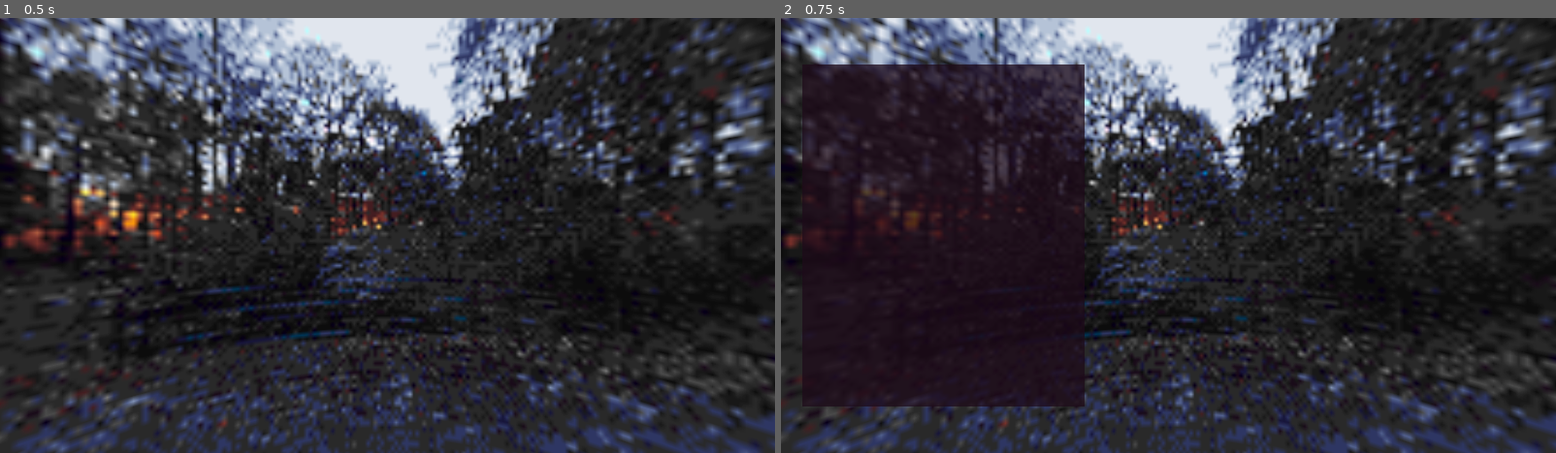
Above: before the commit, frames 1-2 (left to right).
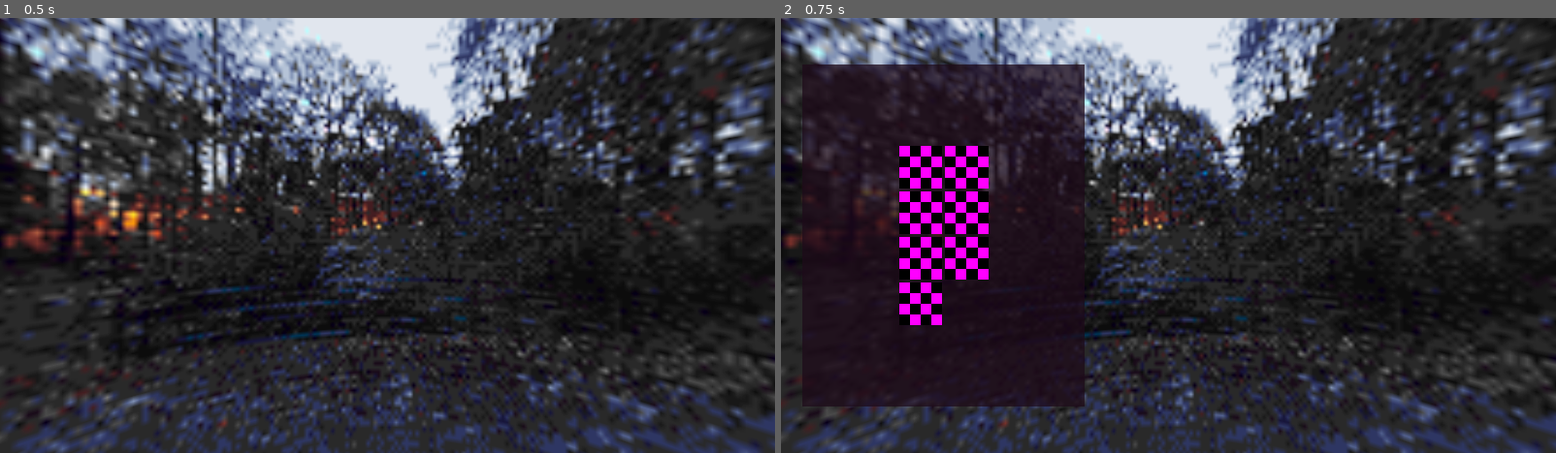
Above: after the commit, the same moments.

Repository: asciislvt/musical-sniffle
Game: Godot game, scene res://main.tscn
Same seed, same stepped clock (60 frames per second), same inputs: the game is played once before the commit and once after it.
Inputs:
- Up to frame 1 (0.5 s): no input
- Up to frame 2 (0.75 s): tap Enter at 0.5 s; tap Tab (tab) at 0.6 s

Frame 1 is identical in both runs. In frame 2, 3.8% of the frame differs, in the area x 15-27%, y 29-71%.

Commit message:
Making the grid more dynamic, loading slots n' shit. Slots are aware of their position in the grid.

Diff:
--- a/global.gd
+++ b/global.gd
@@ -1,3 +1,3 @@
 extends Node
 
-signal inv_player_data_requested(_node: Node)
+signal inv_player_data_requested(_node: InventoryGrid)
--- a/inventory/InventoryGrid.tscn
+++ b/inventory/InventoryGrid.tscn
@@ -1,4 +1,7 @@
-[gd_scene load_steps=2 format=3 uid="uid://b5krs3xppiplw"]
+[gd_scene load_steps=4 format=3 uid="uid://b5krs3xppiplw"]
+
+[ext_resource type="Script" uid="uid://lsitnr2edbkt" path="res://inventory/inventory_grid.gd" id="1_87ibq"]
+[ext_resource type="PackedScene" uid="uid://5ckj156fdaic" path="res://inventory/InventorySlot.tscn" id="2_uoxtn"]
 
 [sub_resource type="StyleBoxFlat" id="StyleBoxFlat_dsn3v"]
 bg_color = Color(0.113725, 0.0392157, 0.0980392, 0.752941)
@@ -15,6 +18,11 @@
 size_flags_horizontal = 0
 size_flags_vertical = 4
 theme_override_styles/panel = SubResource("StyleBoxFlat_dsn3v")
+script = ExtResource("1_87ibq")
+slot_scene = ExtResource("2_uoxtn")
 
 [node name="GridContainer" type="GridContainer" parent="."]
 layout_mode = 2
+size_flags_horizontal = 4
+size_flags_vertical = 4
+columns = 4
--- a/inventory/InventorySlot.tscn
+++ b/inventory/InventorySlot.tscn
@@ -1,5 +1,20 @@
-[gd_scene format=3 uid="uid://5ckj156fdaic"]
+[gd_scene load_steps=3 format=3 uid="uid://5ckj156fdaic"]
+
+[ext_resource type="Script" uid="uid://s2wbirdy767a" path="res://inventory/inventory_slot.gd" id="1_nsk0a"]
+
+[sub_resource type="PlaceholderTexture2D" id="PlaceholderTexture2D_t3ewh"]
+size = Vector2(64, 64)
 
 [node name="InventorySlot" type="Control"]
+custom_minimum_size = Vector2(64, 64)
 layout_mode = 3
 anchors_preset = 0
+script = ExtResource("1_nsk0a")
+
+[node name="TextureRect" type="TextureRect" parent="."]
+custom_minimum_size = Vector2(64, 64)
+layout_mode = 0
+offset_right = 40.0
+offset_bottom = 40.0
+texture = SubResource("PlaceholderTexture2D_t3ewh")
+expand_mode = 1
--- a/inventory/inventory.gd
+++ b/inventory/inventory.gd
@@ -6,8 +6,10 @@
 func _ready() -> void:
 	if !data:
 		print_debug("no inventory data!")
-	data._init()
+	Global.inv_player_data_requested.connect(self._on_data_requested)
 
+func _on_data_requested(_requester: InventoryGrid) -> void:
+	_requester.set_data(data)
 
 func add_item(_item: ItemData) -> void:
 	pass
--- a/inventory/inventory_data.gd
+++ b/inventory/inventory_data.gd
@@ -1,11 +1,12 @@
 extends Resource
 class_name InventoryData
 
-@export var max_items: int = 6
+@export var max_slots: int = 8
+@export var grid_width: int = 4
 var _item_array: Array[ItemData] = []
-var grid_width: int = 4
-var grid_height: int = 2
+
+func get_grid_width() -> int:
+	return grid_width
 
 func _init() -> void:
-	_item_array.resize(max_items)
-	_item_array.fill(null)
+	pass
--- a/inventory/inventory_grid.gd
+++ b/inventory/inventory_grid.gd
@@ -1,9 +1,32 @@
 extends PanelContainer
 class_name InventoryGrid
 
+@export var slot_scene: PackedScene
+
+var _grid_container: GridContainer = null
+var _slot_array: Array[Control] = []
+var _columns: int
+
+func _ready() -> void:
+	print_debug("inventory grid getting ready")
+	for child in get_children():
+		if child is GridContainer:
+			_grid_container = child
+	Global.inv_player_data_requested.emit(self)
 
 func set_data(_data: InventoryData) -> void:
 	_build_inventory(_data)
 
 func _build_inventory(_data: InventoryData) -> void:
-	print_debug("bulding inventory :33")
+	_columns = _data.get_grid_width()
+	_grid_container.columns = _columns
+
+	for i in _data.max_slots:
+		var _slot: InventorySlot = slot_scene.instantiate()
+
+		var _x = i % _columns
+		var _y = i / _columns
+
+		_slot.set_grid_position(Vector2i(_x, _y))
+		_grid_container.add_child(_slot)
+		_slot_array.append(_slot)
--- /dev/null
+++ b/inventory/inventory_slot.gd
@@ -0,0 +1,7 @@
+extends Control
+class_name InventorySlot
+
+var _grid_position: Vector2i
+
+func set_grid_position(_position: Vector2i) -> void:
+	_grid_position = _position
--- a/main.tscn
+++ b/main.tscn
@@ -19,6 +19,11 @@
 
 [node name="Main" type="Node3D"]
 
+[node name="InventoryManager" type="Node" parent="."]
+script = ExtResource("3_rfrky")
+data = ExtResource("4_52idc")
+metadata/_custom_type_script = "uid://grbe6m38utyu"
+
 [node name="WorldEnvironment" type="WorldEnvironment" parent="."]
 environment = SubResource("Environment_1bvp3")
 
@@ -26,8 +31,3 @@
 
 [node name="InventorUI" parent="." instance=ExtResource("2_xh4lv")]
 visible = false
-
-[node name="InventoryManager" type="Node" parent="."]
-script = ExtResource("3_rfrky")
-data = ExtResource("4_52idc")
-metadata/_custom_type_script = "uid://grbe6m38utyu"
--- a/resources/inv_data.tres
+++ b/resources/inv_data.tres
@@ -1,11 +1,10 @@
-[gd_resource type="Resource" script_class="InventoryData" load_steps=3 format=3 uid="uid://t1y3mnarlx3i"]
+[gd_resource type="Resource" script_class="InventoryData" load_steps=2 format=3 uid="uid://t1y3mnarlx3i"]
 
-[ext_resource type="Script" uid="uid://dtgtgnaulapfv" path="res://inventory/item_data.gd" id="1_cokq0"]
 [ext_resource type="Script" uid="uid://cnll8icpao26k" path="res://inventory/inventory_data.gd" id="1_ty5iy"]
 
 [resource]
 resource_local_to_scene = true
 script = ExtResource("1_ty5iy")
-max_items = 6
-_item_array = Array[ExtResource("1_cokq0")]([])
+max_slots = 7
+grid_width = 2
 metadata/_custom_type_script = "uid://cnll8icpao26k"
Not shown, added: inventory/inventory_slot.gd.uid
